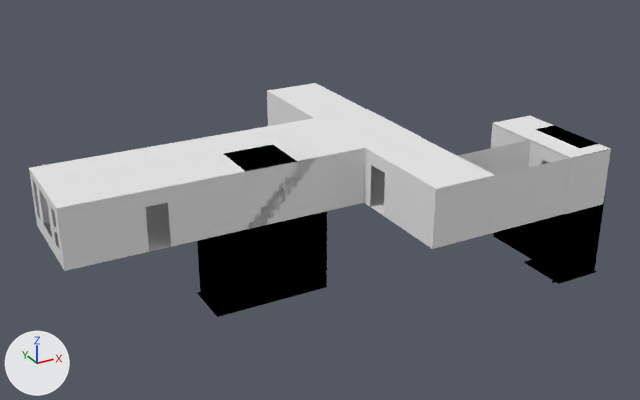
Before and after pictures for a commit that changed the Blender file Assets/models/floor_2/floor_2.blend.
The view is the same before and after, from a 50 mm lens placed at (-34.3, -114.4, 68.3), pointed at (28.2, -0.8, 11.5). Arrows for +X, +Y and +Z are at lower left; the lights stay in place.

The first picture shows 'blackness', 'blackness.001', 'blackness.002', 'blackness.003', 'blackness.004', 'blackness.005', 'blackness.006', 'blackness.007', 'blackness.008', 'blackness.009', 'center_hall_ceiling', 'center_hall_e_wall', 'center_hall_s_e_wall', 'main_hall_ceiling', 'main_hall_wall_e', 'main_hall_wall_w', 'main_stairs_floor_2', 'servant_stairway', 'servant_stairway_ceiling', 'servants_hall_w_wall'.
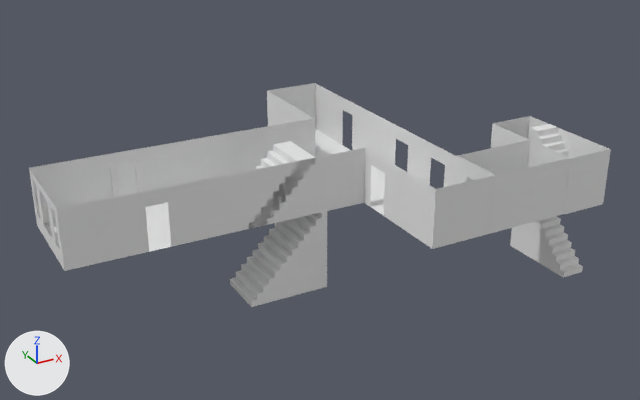
Boxes [x1, y1, x2, y2] around the edits, measured in the pictures (640 x 400 px; the box of a moved part takes in the faces that stretch with it):
'main_hall_ceiling', hidden: before [29, 109, 421, 208]
'blackness.003', hidden (black): before [218, 211, 327, 315]
'center_hall_ceiling', hidden: before [267, 83, 494, 189]
'blackness.007', hidden (black): before [552, 196, 605, 283]
'blackness.009', hidden (black): before [493, 212, 573, 279]
'servant_stairway_ceiling', hidden: before [493, 116, 611, 158]
'blackness.004', hidden (black): before [197, 236, 223, 315]
'blackness.001', hidden (black): before [224, 145, 318, 172]
'blackness', hidden (black): before [536, 126, 598, 148]
'dooe_sw', added: after [115, 167, 138, 196]
'door_frame_sw', added: after [110, 161, 142, 197]
'blackness.006', hidden: before [524, 260, 596, 284]
'blackness.005', hidden: before [197, 291, 267, 317]
'blackness.002', hidden: before [198, 225, 265, 285]
'blackness.008', hidden: before [584, 207, 593, 268]
part 1 of me_cube_026, moved or reshaped: before [32, 179, 56, 224]; after [29, 118, 315, 224]
'main_stairs_floor_1', unchanged, uncovered by the edit: after [230, 211, 327, 307]
'center_hall', unchanged, uncovered by the edit: after [316, 84, 494, 187]
'servant_stairs_floor_1', unchanged, uncovered by the edit: after [510, 216, 583, 278]

Patch to the scene script:
```diff
--- a/Assets/models/floor_2/floor_2.blend.py
+++ b/Assets/models/floor_2/floor_2.blend.py
@@ me_cube_026 @@
 me_cube_026.from_pydata(...)  # 12 vertices, 5 faces; spans x -1.0, y -1.0..0.18, z 0.0..2.0
 # used by ob_main_hall_wall_w; parent = ob_floor_2; location = (0.0, 25.0, 13.0); scale = (8.0, 39.0, 4.5)
-me_cube_026.vertices[4].co = (-1.0, -1.0, 1.51)  # pixel (30, 182)
-me_cube_026.vertices[5].co = (-1.0, 0.18, 1.51)
-me_cube_026.vertices[10].co = (-1.0, -0.62, 1.51)
-me_cube_026.vertices[11].co = (-1.0, -0.71, 1.51)
+# me_cube_026 part 1
+for i in [*range(6, 10)]: me_cube_026.vertices[i].co += Vector((0.0, 0.02, 0.0))
+me_cube_026.vertices[4].co = (-1.0, -1.0, 1.41)  # pixel (31, 185)
+me_cube_026.vertices[5].co = (-1.0, 0.18, 1.41)  # pixel (315, 133)
+me_cube_026.vertices[10].co = (-1.0, -0.61, 1.41)  # pixel (135, 166)
+me_cube_026.vertices[11].co = (-1.0, -0.69, 1.41)  # pixel (114, 169)
 me_cube_026.materials.append(mat_walls)
@@ me_cube_001 @@
+me_cube_001.from_pydata([(-1.0, -1.0, -1.0), (-1.0, 1.0, -1.0), (-0.7, -1.0, -1.0), (-0.7, 1.0, 0.95), (-1.0, -1.0, 0.95), (-1.0, 1.0, 0.95), (-0.7, -1.0, 0.95), (-0.7, 1.0, -1.0), (0.0, 1.0, 0.95), (0.0, -1.0, 0.95), (-1.0, 1.0, 0.75), (-1.0, -1.0, 0.75), (-0.7, 1.0, 0.75), (-0.7, -1.0, 0.75), (0.0, 1.0, 0.75), (0.0, -1.0, 0.75)], [], [(11, 10, 1, 0), (4, 5, 10, 11), (0, 1, 7, 2), (13, 11, 0, 2), (10, 12, 7, 1), (6, 3, 5, 4), (9, 8, 3, 6), (5, 3, 12, 10), (6, 4, 11, 13), (9, 6, 13, 15), (3, 8, 14, 12), (7, 12, 13, 2), (13, 12, 14, 15)])
@@ ob_blackness_009 @@
 ob_blackness_009.scale = (8.89, 6.53, 1.0)
+ob_blackness_009.hide_set(True)  # its collection is switched off
@@ ob_blackness_008 @@
 ob_blackness_008.scale = (8.89, 6.53, 1.0)
+ob_blackness_008.hide_set(True)  # its collection is switched off
@@ ob_blackness_007 @@
 ob_blackness_007.scale = (6.62, 4.56, 1.0)
+ob_blackness_007.hide_set(True)  # its collection is switched off
@@ ob_blackness_006 @@
 ob_blackness_006.scale = (4.22, 4.11, 1.0)
+ob_blackness_006.hide_set(True)  # its collection is switched off
@@ ob_blackness_005 @@
 ob_blackness_005.scale = (4.22, 4.11, 1.0)
+ob_blackness_005.hide_set(True)  # its collection is switched off
@@ ob_blackness_004 @@
 ob_blackness_004.scale = (6.62, 4.56, 1.0)
+ob_blackness_004.hide_set(True)  # its collection is switched off
@@ ob_blackness_003 @@
 ob_blackness_003.scale = (8.89, 6.53, 1.0)
+ob_blackness_003.hide_set(True)  # its collection is switched off
@@ ob_blackness_002 @@
 ob_blackness_002.scale = (8.89, 6.53, 1.0)
+ob_blackness_002.hide_set(True)  # its collection is switched off
@@ ob_blackness_001 @@
 ob_blackness_001.scale = (5.95, 4.11, 1.0)
+ob_blackness_001.hide_set(True)  # its collection is switched off
@@ ob_blackness @@
 ob_blackness.scale = (2.05, 5.06, 1.0)
+ob_blackness.hide_set(True)  # its collection is switched off
@@ ob_servant_stairway_ceiling @@
 ob_servant_stairway_ceiling.scale = (9.0, 4.0, 0.6)
+ob_servant_stairway_ceiling.hide_set(True)  # its collection is switched off
@@ ob_main_hall_ceiling @@
 ob_main_hall_ceiling.scale = (8.0, 39.0, 4.5)
+ob_main_hall_ceiling.hide_set(True)  # its collection is switched off
@@ ob_center_hall_ceiling @@
 ob_center_hall_ceiling.scale = (26.0, 5.0, 0.6)
+ob_center_hall_ceiling.hide_set(True)  # its collection is switched off
@@ ob_dooe_sw @@
+ob_dooe_sw = bpy.data.objects.new('dooe_sw', me_cube)  # a box spanning x 0.0..2.0, y -1.98..0.02, z -1.0..1.0
+ob_dooe_sw.parent = ob_door_frame_sw
+ob_dooe_sw.location = (-1.784, 8.103, 16.13)
+ob_dooe_sw.scale = (1.55, 0.1, 3.1)
@@ ob_door_frame_sw @@
+ob_door_frame_sw = bpy.data.objects.new('door_frame_sw', me_cube_001)  # modifiers MIRROR
+ob_door_frame_sw.location = (-0.2, 8.0, 16.6)
+ob_door_frame_sw.scale = (2.25, 0.203, 3.58)
```
